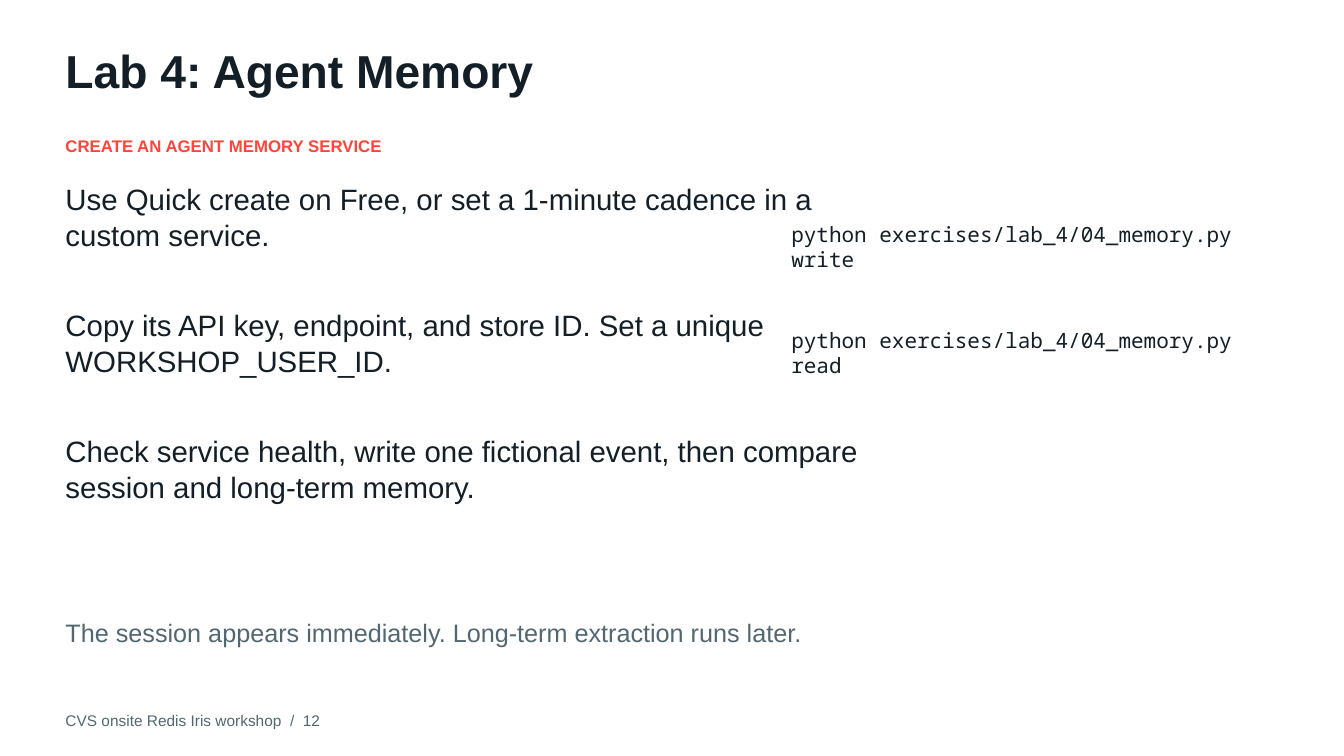
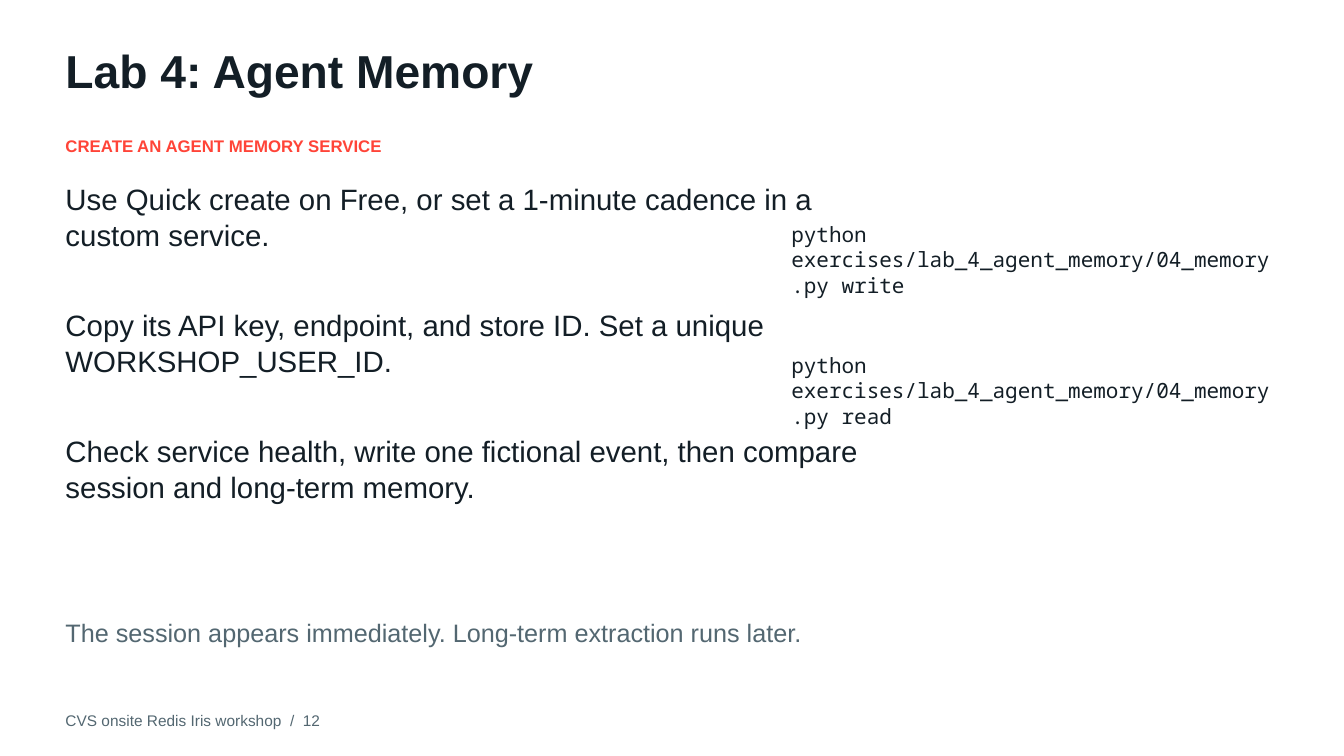
Before and after one commit to justin-cechmanek/iris-workshop-october-15, a slide deck: slide 12 of slides/cvs-redis-iris-workshop.pptx. Drawn at 1344x756 pixels with LibreOffice and Linux fonts; fonts in the diff are those of the drawing. Boxes give left, top, right and bottom in pixels: in the first picture for what was removed or moved away, otherwise in the second. Text is boxed around its words. In the diff, an @@ line names an element or a change of style, - is before the commit and + after.

Commit message:
updates exercise path names

```diff
--- a/slides/cvs-redis-iris-workshop.pptx
+++ b/slides/cvs-redis-iris-workshop.pptx
@@ text at bbox=[791, 226, 1269, 429]: text changed @@
-python exercises/lab_4/04_memory.py write
-python exercises/lab_4/04_memory.py read
+python exercises/lab_4_agent_memory/04_memory.py write
+python exercises/lab_4_agent_memory/04_memory.py read
```
Also in this commit, not shown: 2 other slides changed, 19 other files.
